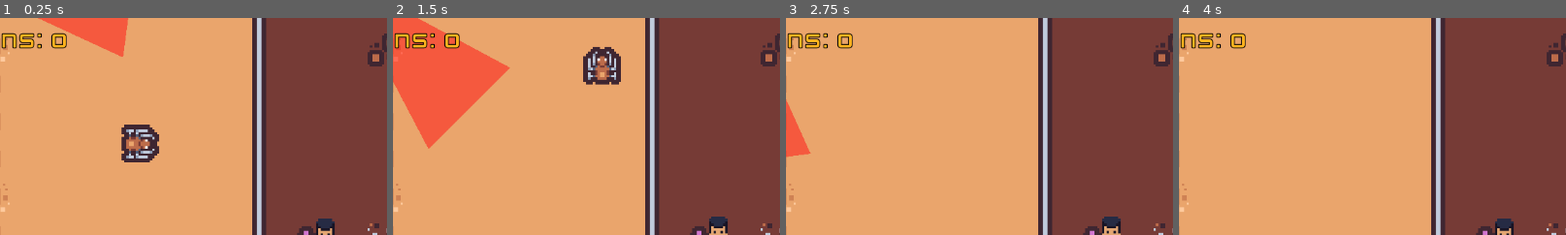
Above: before the commit, frames 1-4 (left to right).
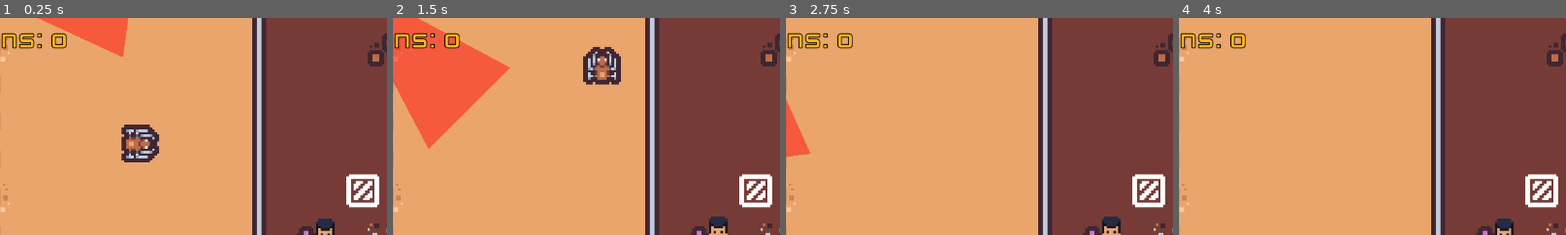
Above: after the commit, the same moments.

Repository: ki8yk8/game-dev-resolution
Game: Godot game, scene res://scenes/game_play.tscn
Two runs of this game, one before a commit and one after it. Both use one fixed random seed, a clock stepped at 60 frames per second and the inputs below.
Inputs (mouse positions are % of the whole screen's width and height, from its top left):
- Up to frame 1 (0.25 s): no input
- Up to frame 2 (1.5 s): tap Space (action) at 0.5, 0.6, 1.25 s; move the mouse to (72, 45) at 0.52 s; hold D (right) 0.53-1.28 s; click (72, 45) at 0.67 s; move the mouse to (30, 55) at 1.27 s; hold Down (down) from 1.28 s (still down); tap Alt at 1.35 s
- Up to frame 3 (2.75 s): tap Space (action) at 2 s; move the mouse to (60, 28) at 2.02 s; release Down (down) at 2.03 s; hold D (right) from 2.03 s (still down); tap Shift at 2.1 s
- Up to frame 4 (4 s): tap Space (action) at 2.75, 2.85, 3.5 s; move the mouse to (45, 70) at 2.77 s; release D (right) at 2.78 s; hold Up (up) 2.78-3.53 s; click (45, 70) at 2.92 s; move the mouse to (80, 65) at 3.52 s; hold A (left) from 3.53 s (still down); tap Alt at 3.6 s
The pictures show only the part of the screen within x 8-58%, y 0-50%; the shares and areas given below are measured in that part.

The runs differ from the first frame. In frame 1, 1.0% of the frame differs, in the area x 89-98%, y 71-88%; in frame 2, 1.0%; in frame 3, 1.0%; in frame 4, 1.0%.

Commit message:
adds the rotating glass with that is movable around the scene

Diff:
--- a/scenes/game_play.tscn
+++ b/scenes/game_play.tscn
@@ -28,6 +28,7 @@
 [ext_resource type="PackedScene" uid="uid://cmgl2ucndpj0h" path="res://scenes/breakable_wall.tscn" id="26_yqh82"]
 [ext_resource type="PackedScene" uid="uid://bcvhs5rber5pa" path="res://scenes/torch.tscn" id="27_mmt7o"]
 [ext_resource type="Script" uid="uid://bupc3xj8ryio1" path="res://scripts/boundary.gd" id="28_j35s1"]
+[ext_resource type="PackedScene" uid="uid://b7yka1aor0yxt" path="res://scenes/rotating_glass.tscn" id="29_pmwe5"]
 
 [sub_resource type="WorldBoundaryShape2D" id="WorldBoundaryShape2D_0dypk"]
 distance = -290.0
@@ -1751,5 +1752,8 @@
 [node name="CollisionPolygon2D" type="CollisionPolygon2D" parent="LightGame/Boundary" unique_id=2141248265]
 polygon = PackedVector2Array(805, 471, 1274, 473, 1276, 327, 805, 328, 805, 467, 794, 467, 796, 319, 1286, 320, 1285, 479, 794, 478, 794, 469)
 
+[node name="RotatingGlass" parent="LightGame" unique_id=740186152 instance=ExtResource("29_pmwe5")]
+position = Vector2(847, 436)
+
 [connection signal="body_entered" from="ShootingRange" to="." method="_on_shooting_range_body_entered"]
 [connection signal="body_exited" from="ShootingRange" to="." method="_on_shooting_range_body_exited"]
--- a/scenes/rotating_glass.tscn
+++ b/scenes/rotating_glass.tscn
@@ -11,6 +11,13 @@
 size = Vector2(15, 15)
 
 [node name="RotatingGlass" type="RigidBody2D" unique_id=740186152]
+disable_mode = 1
+collision_layer = 8
+collision_mask = 11
+gravity_scale = 0.0
+can_sleep = false
+linear_damp = 4.0
+angular_damp = 4.0
 script = ExtResource("1_im8mm")
 
 [node name="Sprite2D" type="Sprite2D" parent="." unique_id=1606591256]
